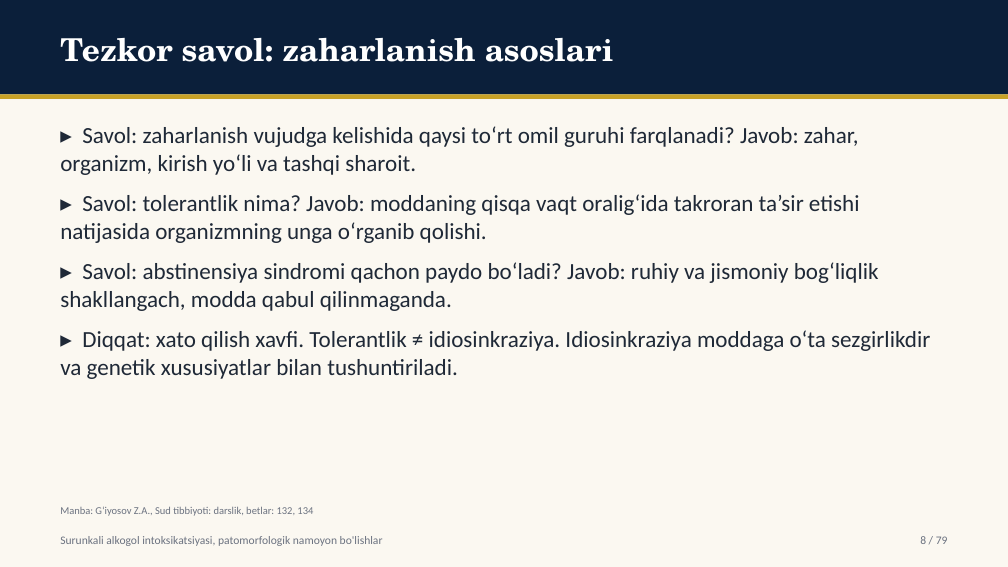
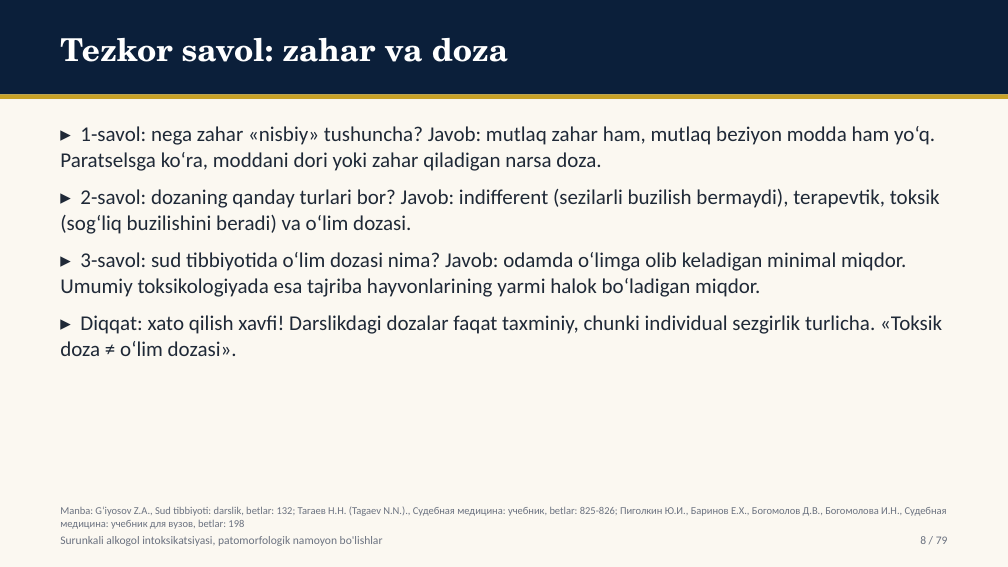
Before and after one commit to davlatsudekspert/forensic-expert, a slide deck: slide 8 of out/ktp26-u-43.pptx. Drawn at 1008x567 pixels with LibreOffice and Linux fonts; fonts in the diff are those of the drawing. Boxes give left, top, right and bottom in pixels: in the first picture for what was removed or moved away, otherwise in the second. Text is boxed around its words. In the diff, an @@ line names an element or a change of style, - is before the commit and + after.

```diff
--- a/out/ktp26-u-43.pptx
+++ b/out/ktp26-u-43.pptx
@@ text at box(60, 38, 508, 62): text changed @@
-Tezkor savol: zaharlanish asoslari
+Tezkor savol: zahar va doza
@@ text at box(60, 126, 942, 356): text changed; size 22 to 20 pt @@
-▸ Savol: zaharlanish vujudga kelishida qaysi to‘rt omil guruhi farqlanadi? Javob: zahar, organizm, kirish yo‘li va tashqi sharoit.
-▸ Savol: tolerantlik nima? Javob: moddaning qisqa vaqt oralig‘ida takroran ta’sir etishi natijasida organizmning unga o‘rganib qolishi.
-▸ Savol: abstinensiya sindromi qachon paydo bo‘ladi? Javob: ruhiy va jismoniy bog‘liqlik shakllangach, modda qabul qilinmaganda.
-▸ Diqqat: xato qilish xavfi. Tolerantlik ≠ idiosinkraziya. Idiosinkraziya moddaga o‘ta sezgirlikdir va genetik xususiyatlar bilan tushuntiriladi.
+▸ 1-savol: nega zahar «nisbiy» tushuncha? Javob: mutlaq zahar ham, mutlaq beziyon modda ham yo‘q. Paratselsga ko‘ra, moddani dori yoki zahar qiladigan narsa doza.
+▸ 2-savol: dozaning qanday turlari bor? Javob: indifferent (sezilarli buzilish bermaydi), terapevtik, toksik (sog‘liq buzilishini beradi) va o‘lim dozasi.
+▸ 3-savol: sud tibbiyotida o‘lim dozasi nima? Javob: odamda o‘limga olib keladigan minimal miqdor. Umumiy toksikologiyada esa tajriba hayvonlarining yarmi halok bo‘ladigan miqdor.
+▸ Diqqat: xato qilish xavfi! Darslikdagi dozalar faqat taxminiy, chunki individual sezgirlik turlicha. «Toksik doza ≠ o‘lim dozasi».
@@ text at box(60, 506, 947, 529): text changed @@
-Manba: G‘iyosov Z.A., Sud tibbiyoti: darslik, betlar: 132, 134
+Manba: G‘iyosov Z.A., Sud tibbiyoti: darslik, betlar: 132; Тагаев Н.Н. (Tagaev N.N.)., Судебная медицина: учебник, betlar: 825-826; Пиголкин Ю.И., Баринов Е.Х., Богомолов Д.В., Богомолова И.Н., Судебная медицина: учебник для вузов, betlar: 198
```
Also in this commit, not shown: 54 other slides changed, 22 slides added, 22 slides removed, 32 other files.
